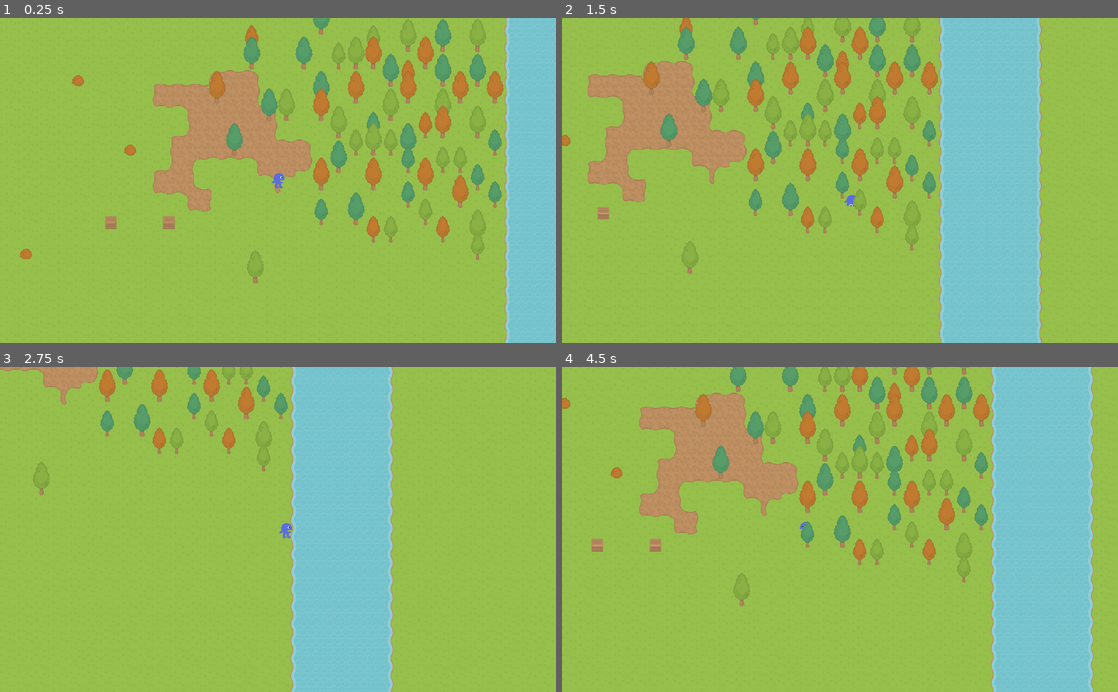
Above: before the commit, frames 1-4 (two rows, left to right).
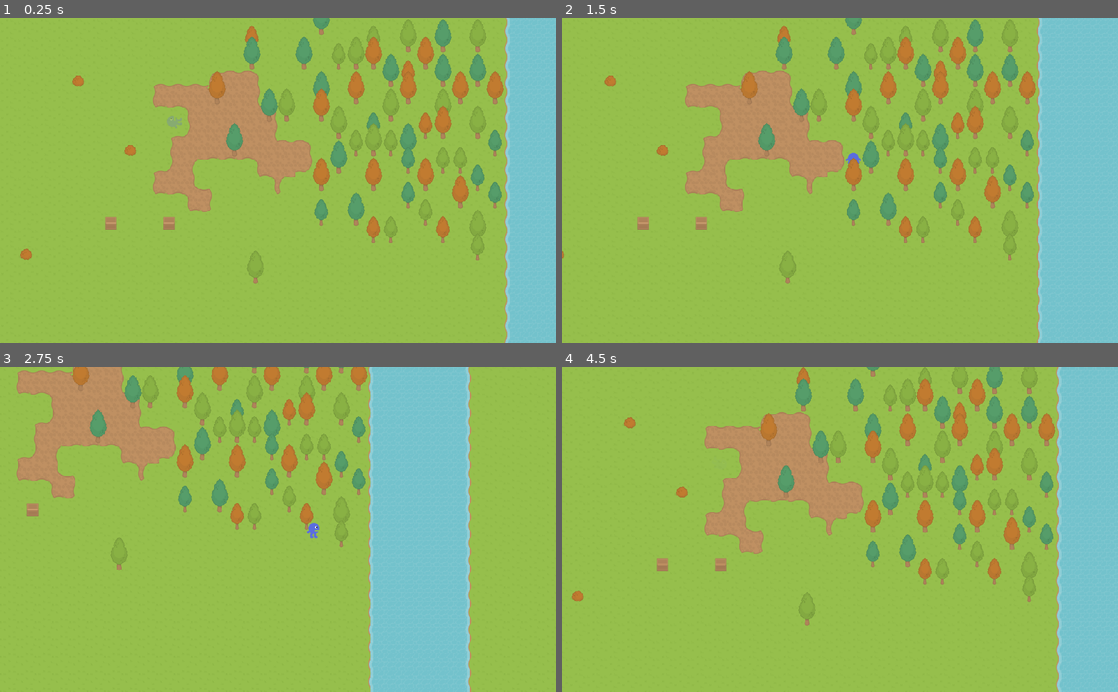
Above: after the commit, the same moments.

Repository: bagedevimo/pxljam19
Game: Godot game, scene res://Game.tscn
Two runs of this game, one before a commit and one after it. Both use one fixed random seed, a clock stepped at 60 frames per second and the inputs below.
Inputs:
- Up to frame 1 (0.25 s): no input
- Up to frame 2 (1.5 s): tap Enter at 0.5 s; hold Right (ui_right) 0.53-1.28 s; tap Space (ui_select) at 0.77 s; hold Down (ui_down) from 1.28 s (still down)
- Up to frame 3 (2.75 s): tap Space (ui_select) at 1.52 s; release Down (ui_down) at 2.03 s; hold Right (ui_right) from 2.03 s (still down)
- Up to frame 4 (4.5 s): release Right (ui_right) at 2.78 s; hold Up (ui_up) 2.78-3.53 s; tap Space (ui_select) at 3.02, 3.77 s; hold Left (ui_left) from 3.53 s (still down); tap R (debug_rebirth, bound only after the commit) at 4.15 s

The runs differ from the first frame. In frame 1, 1.0% of the frame differs, in the area x 3-92%, y 0-100%; in frame 2, 50%, in the area x 0-100%, y 0-100%; in frame 3, 39%; in frame 4, 35%.

Commit message:
Animate player's death and rebirth

Diff:
--- a/EventBus.gd
+++ b/EventBus.gd
@@ -1,12 +1,11 @@
 extends Node
 
-const BEFORE_DEATH = "before_death"
 const ON_DEATH = "on_death"
-const AFTER_DEATH = "after_death"
+const ON_BIRTH = "on_birth"
 
 var events = {}
 
-func trigger_event(event_name, args):
+func trigger_event(event_name, args = null):
 	if !events.has(event_name):
 		return
 
--- a/Game.tscn
+++ b/Game.tscn
@@ -27,6 +27,9 @@
 format = 1
 tile_data = PoolIntArray( -65518, 6, 4, 14, 6, 3, 21, 6, 1, 23, 6, 0, 25, 6, 4, 27, 6, 0, 65550, 6, 4, 65553, 6, 4, 655 …(721 unchanged characters)…
 
+[node name="StartingPosition" type="Node2D" parent="Obstacles"]
+position = Vector2( 320.424, 191.045 )
+
 [node name="Player" parent="Obstacles" groups=[
 "player",
 ] instance=ExtResource( 2 )]
--- a/Player.gd
+++ b/Player.gd
@@ -14,6 +14,12 @@
 var previous_age = 0
 var seconds_alive = 0
 
+func _ready():
+	EventBus.register_listener(self, EventBus.ON_DEATH)
+	EventBus.register_listener(self, EventBus.ON_BIRTH)
+
+	EventBus.trigger_event(EventBus.ON_BIRTH)
+
 func _process(delta):
 	if Input.is_action_just_released("ui_select"):
 		if self.focus && self.focus.has_method("interact"):
@@ -26,36 +32,49 @@
 		print("I'm ", previous_age, " years old now")
 
 	if age() >= life_expectancy:
-		EventBus.trigger_event(EventBus.BEFORE_DEATH, self)
-		EventBus.trigger_event(EventBus.ON_DEATH, self)
-		EventBus.trigger_event(EventBus.AFTER_DEATH, self)
+		rebirth()
 
 func age():
 	return floor(seconds_alive / year_in_seconds)
 
-func _ready():
-	EventBus.register_listener(self, EventBus.BEFORE_DEATH)
+func rebirth():
+	print("in rebirth()")
+	# ON_BIRTH is going to be trigger by animation change from ON_DEATH
+	EventBus.trigger_event(EventBus.ON_DEATH)
 
-func handle_before_death(args):
-	print("I'm dying here...", args)
+func handle_on_death(args):
+	print("I'm dying....", args)
+	face_east()
+	$AnimationPlayer.play("Death")
+
+func _on_AnimationPlayer_animation_finished(anim_name):
+	if anim_name == "Death":
+		EventBus.trigger_event(EventBus.ON_BIRTH)
+
+func handle_on_birth(args):
+	print("I'm reborn....", args)
+	position = get_node("../StartingPosition").position
+	$Sprite.rotation_degrees = 0
 	seconds_alive = 0
-	print("I'm reborn....", args)
+	$AnimationPlayer.play("Birth")
 
 func _physics_process(delta):
 	var motion = Vector2()
 
 	if Input.is_action_pressed("ui_up"):
 		motion += Vector2(0, -1)
-		$Sprite.region_rect.position.x = 64
+		face_north()
 	if Input.is_action_pressed("ui_down"):
 		motion += Vector2(0, 1)
-		$Sprite.region_rect.position.x = 96
+		face_south()
 	if Input.is_action_pressed("ui_left"):
 		motion += Vector2(-1, 0)
-		$Sprite.region_rect.position.x = 32
+		face_west()
 	if Input.is_action_pressed("ui_right"):
 		motion += Vector2(1, 0)
-		$Sprite.region_rect.position.x = 0
+		face_east()
+	if Input.is_action_just_pressed("debug_rebirth"):
+		rebirth()
 
 	motion = motion.normalized() * MOTION_SPEED
 
@@ -70,3 +89,15 @@
 func clear_focus_where(target):
 	if self.focus == target:
 		self.focus = null
+
+func face_east():
+	$Sprite.region_rect.position.x = 0
+
+func face_west():
+	$Sprite.region_rect.position.x = 32
+
+func face_north():
+	$Sprite.region_rect.position.x = 64
+
+func face_south():
+	$Sprite.region_rect.position.x = 96
--- a/Player.tscn
+++ b/Player.tscn
@@ -1,15 +1,71 @@
-[gd_scene load_steps=4 format=2]
+[gd_scene load_steps=6 format=2]
 
 [ext_resource path="res://Player.gd" type="Script" id=1]
 [ext_resource path="res://Character.png" type="Texture" id=2]
 
 [sub_resource type="CircleShape2D" id=1]
 
+[sub_resource type="Animation" id=3]
+resource_name = "Birth"
+tracks/0/type = "value"
+tracks/0/path = NodePath("Sprite:rotation_degrees")
+tracks/0/interp = 1
+tracks/0/loop_wrap = true
+tracks/0/imported = false
+tracks/0/enabled = true
+tracks/0/keys = {
+"times": PoolRealArray( 0, 0.1, 0.3, 0.6, 1 ),
+"transitions": PoolRealArray( 1, 1, 1, 1, 1 ),
+"update": 0,
+"values": [ 0.0, 360.0, 720.0, 1080.0, 1440.0 ]
+}
+tracks/1/type = "value"
+tracks/1/path = NodePath("Sprite:modulate")
+tracks/1/interp = 1
+tracks/1/loop_wrap = true
+tracks/1/imported = false
+tracks/1/enabled = true
+tracks/1/keys = {
+"times": PoolRealArray( 0, 1 ),
+"transitions": PoolRealArray( 1, 1 ),
+"update": 0,
+"values": [ Color( 1, 1, 1, 0 ), Color( 1, 1, 1, 1 ) ]
+}
+
+[sub_resource type="Animation" id=2]
+resource_name = "Death"
+length = 0.3
+tracks/0/type = "value"
+tracks/0/path = NodePath("Sprite:rotation_degrees")
+tracks/0/interp = 1
+tracks/0/loop_wrap = true
+tracks/0/imported = false
+tracks/0/enabled = true
+tracks/0/keys = {
+"times": PoolRealArray( 0, 0.3 ),
+"transitions": PoolRealArray( 1, 1 ),
+"update": 0,
+"values": [ 0.0, -90.0 ]
+}
+tracks/1/type = "value"
+tracks/1/path = NodePath("Sprite:modulate")
+tracks/1/interp = 1
+tracks/1/loop_wrap = true
+tracks/1/imported = false
+tracks/1/enabled = true
+tracks/1/keys = {
+"times": PoolRealArray( 0, 0.001, 0.3 ),
+"transitions": PoolRealArray( 1, 1, 1 ),
+"update": 0,
+"values": [ Color( 1, 1, 1, 1 ), Color( 1, 1, 1, 1 ), Color( 1, 1, 1, 0 ) ]
+}
+
 [node name="Player" type="KinematicBody2D"]
 script = ExtResource( 1 )
 
 [node name="Sprite" type="Sprite" parent="."]
 position = Vector2( 1, 0 )
+rotation = 25.1327
 z_index = 1
 texture = ExtResource( 2 )
 region_enabled = true
@@ -21,3 +77,8 @@
 __meta__ = {
 "_edit_group_": true
 }
+
+[node name="AnimationPlayer" type="AnimationPlayer" parent="."]
+anims/Birth = SubResource( 3 )
+anims/Death = SubResource( 2 )
+[connection signal="animation_finished" from="AnimationPlayer" to="." method="_on_AnimationPlayer_animation_finished"]
--- a/project.godot
+++ b/project.godot
@@ -29,6 +29,14 @@
 window/stretch/mode="2d"
 window/stretch/aspect="keep"
 
+[input]
+
+debug_rebirth={
+"deadzone": 0.5,
+"events": [ Object(InputEventKey,"resource_local_to_scene":false,"resource_name":"","device":0,"alt":false,"shift":false,"control":false,"meta":false,"command":false,"pressed":false,"scancode":82,"unicode":0,"echo":false,"script":null)
+ ]
+}
+
 [rendering]
 
 environment/default_environment="res://default_env.tres"
